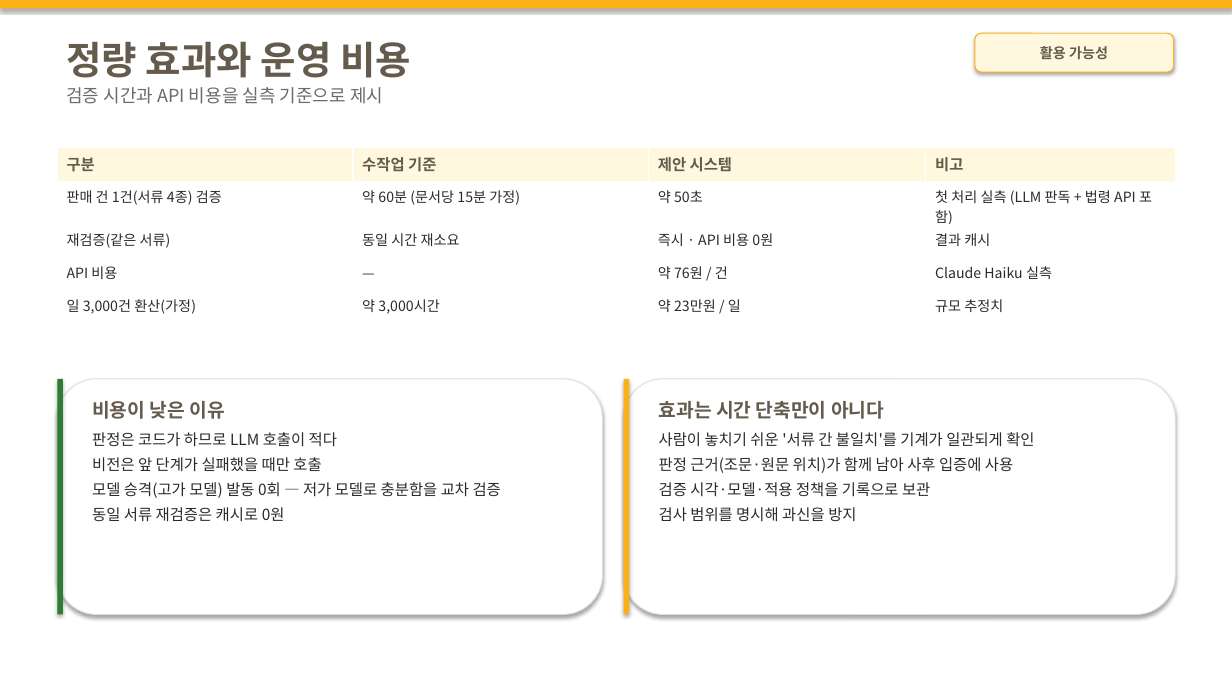
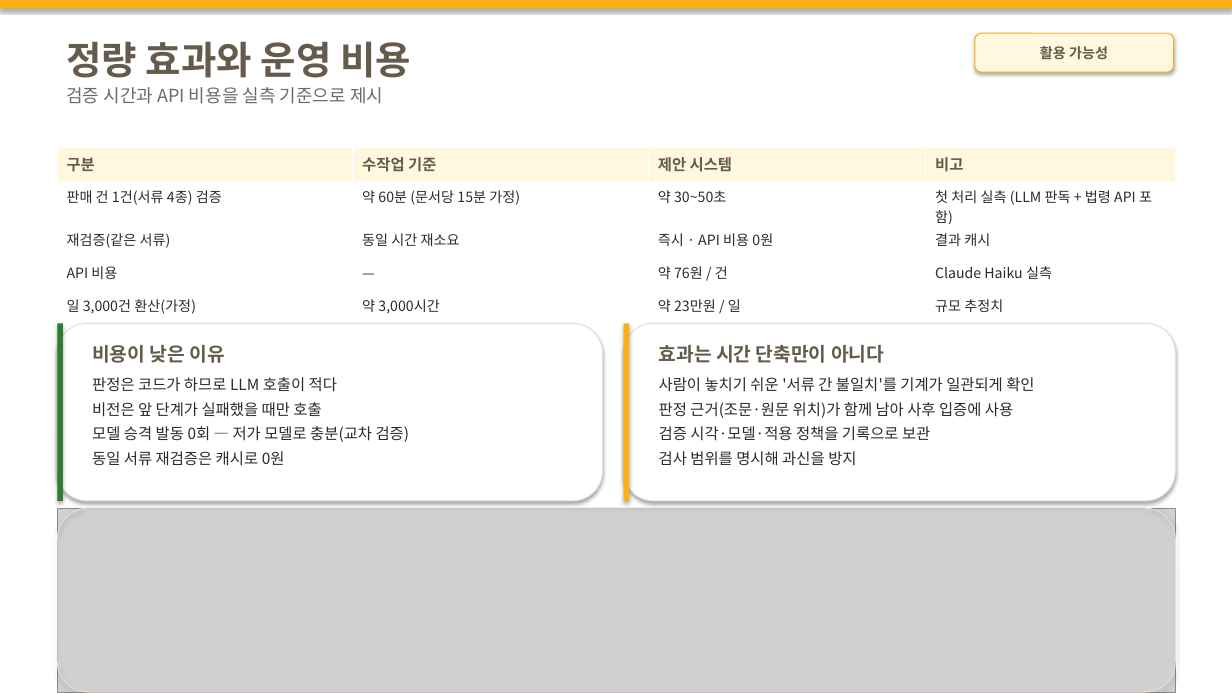
Before and after one commit to M0282/26KBAI_LW, a slide deck: slide 16 of docs/기술설명서_초안.pptx. Drawn at 1232x693 pixels with LibreOffice and Linux fonts; fonts in the diff are those of the drawing; grey boxes stand for pictures. Boxes give left, top, right and bottom in pixels: in the first picture for what was removed or moved away, otherwise in the second. Text is boxed around its words. In the diff, an @@ line names an element or a change of style, - is before the commit and + after.

```diff
--- a/docs/기술설명서_초안.pptx
+++ b/docs/기술설명서_초안.pptx
@@ table at bbox=[57, 148, 1176, 318] @@
-row 2, column 3: 약 50초
+row 2, column 3: 약 30~50초
@@ rounded rectangle: place and size @@
-rounded rectangle at bbox=[57, 379, 603, 615]
+rounded rectangle at bbox=[57, 323, 603, 501]
@@ rectangle: place and size @@
-rectangle at bbox=[57, 379, 63, 615]
+rectangle at bbox=[57, 323, 63, 501]
@@ rounded rectangle: place and size @@
-rounded rectangle at bbox=[624, 379, 1176, 615]
+rounded rectangle at bbox=[624, 323, 1176, 501]
@@ rectangle: place and size @@
-rectangle at bbox=[624, 379, 629, 615]
+rectangle at bbox=[624, 323, 629, 501]
@@ text "비용이 낮은 이유": place and size @@
-text "비용이 낮은 이유" at bbox=[92, 401, 501, 522]
+text "비용이 낮은 이유" at bbox=[92, 345, 410, 466]
@@ text "효과는 시간 단축만이 아니다": place and size @@
-text "효과는 시간 단축만이 아니다" at bbox=[659, 401, 1034, 522]
+text "효과는 시간 단축만이 아니다" at bbox=[659, 345, 1034, 466]
@@ text at bbox=[92, 426, 410, 442]: text changed @@
-모델 승격(고가 모델) 발동 0회 — 저가 모델로 충분함을 교차 검증
+모델 승격 발동 0회 — 저가 모델로 충분(교차 검증)
@@ picture added at bbox=[57, 508, 1176, 692] @@
@@ rounded rectangle added at bbox=[57, 508, 1176, 692], outline #E6E0D4 0.75 pt @@
```
Also in this commit, not shown: 2 other slides changed, 9 other files.
